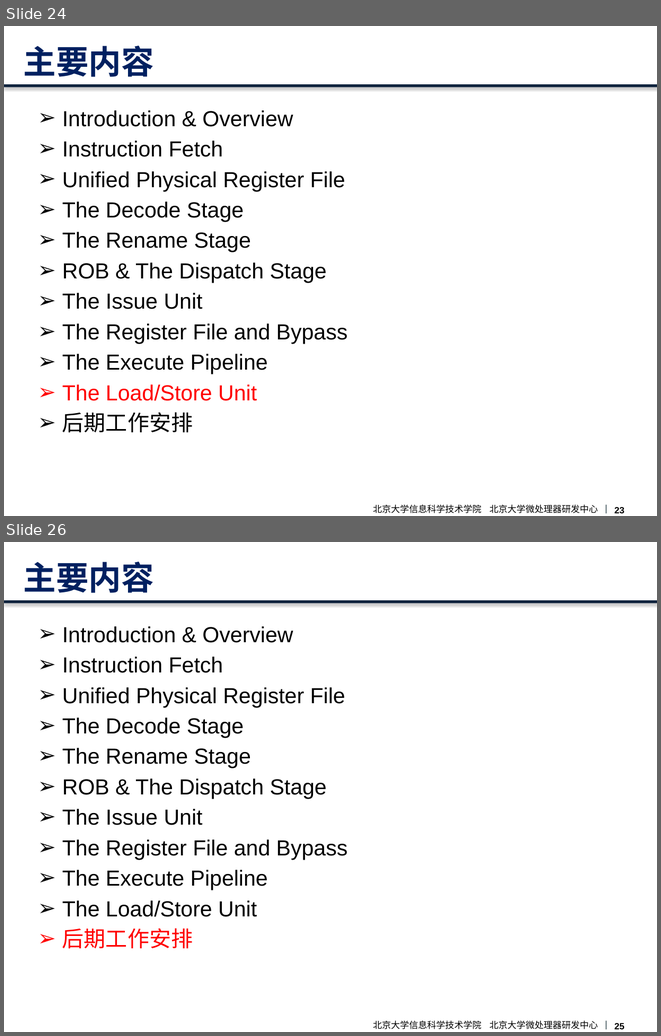
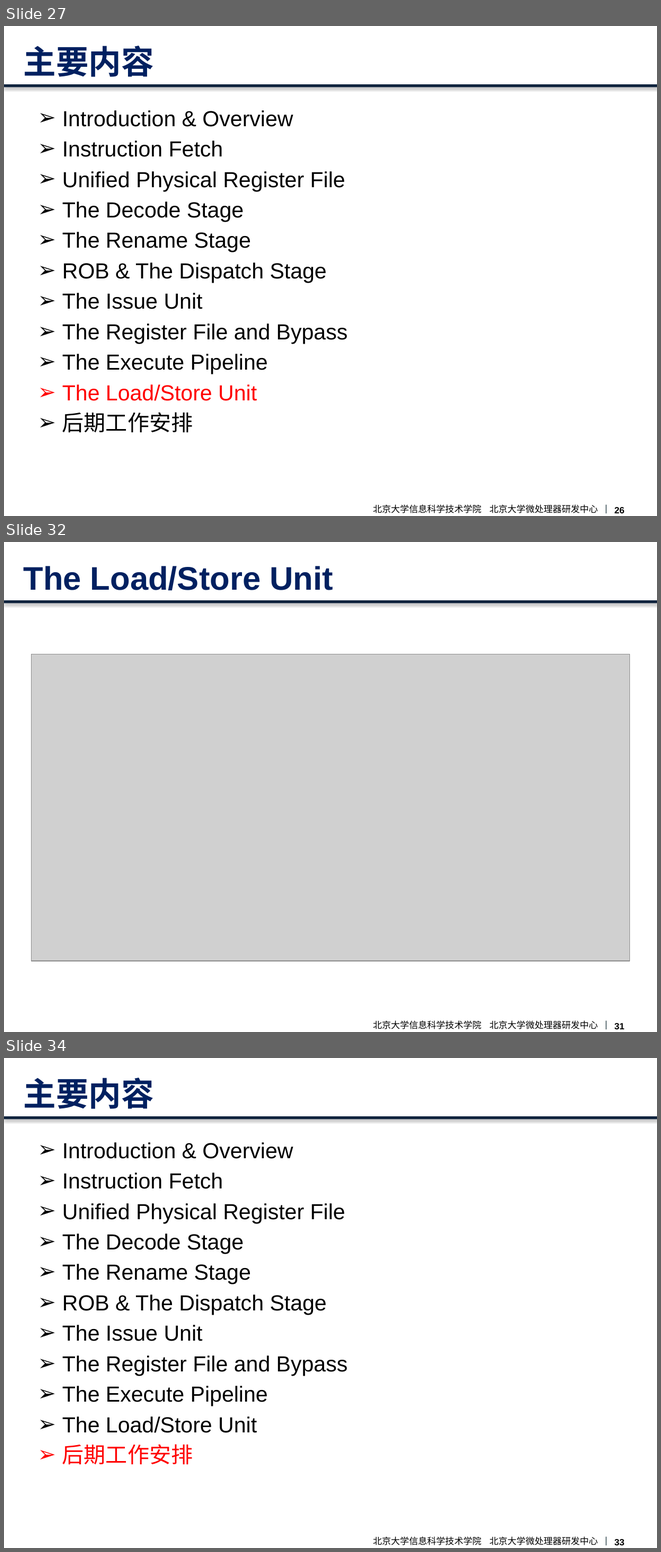
Before and after one commit to CodeATA/Docs, a slide deck: boom overview.pptx. Shown one above the other, each under a label of ours: slides 24 and 26 before the commit, slides 27, 32 and 34 after it; the slides between them are not shown. The pictures are 661x1036 and 661x1552 pixels, drawn with LibreOffice and Linux fonts; fonts in the diff are those of the drawing; grey boxes stand for pictures; background and template pictures are left out. Boxes give left, top, right and bottom in pixels: in the first picture for what was removed or moved away, otherwise in the second. Text is boxed around its words. In the diff, an @@ line names an element or a change of style, - is before the commit and + after.

```diff
--- a/boom overview.pptx
+++ b/boom overview.pptx
@@ slide 32 added at <box>4,542,657,1032</box>, background picture (left out); not listed: 4 template elements that a slide beside it also shows @@
@@ title added at <box>23,566,333,591</box>, 36 pt, text #002060, bold @@
+The Load/Store Unit
@@ picture added at <box>32,654,630,961</box> @@
@@ what was slide 24 is now slide 27 @@
@@ page number at <box>615,507,625,513</box>: text changed @@
-23
+26
@@ what was slide 26 is now slide 34 @@
@@ page number at <box>615,1539,625,1545</box>: text changed @@
-25
+33
```
Also in this commit, not shown: 2 slides changed, 7 other slides added.
